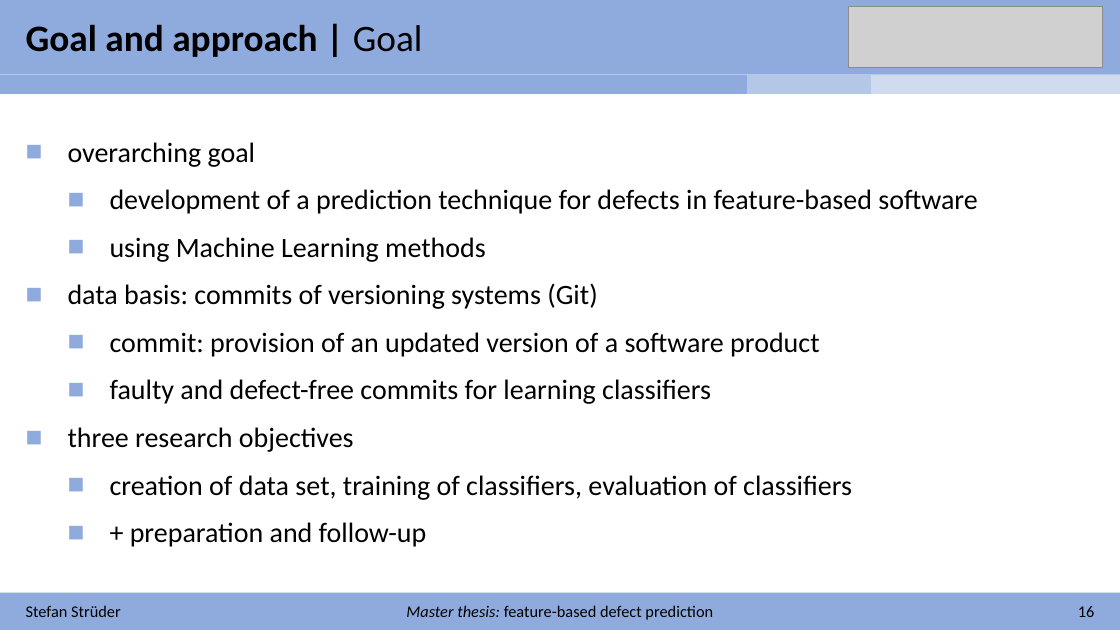
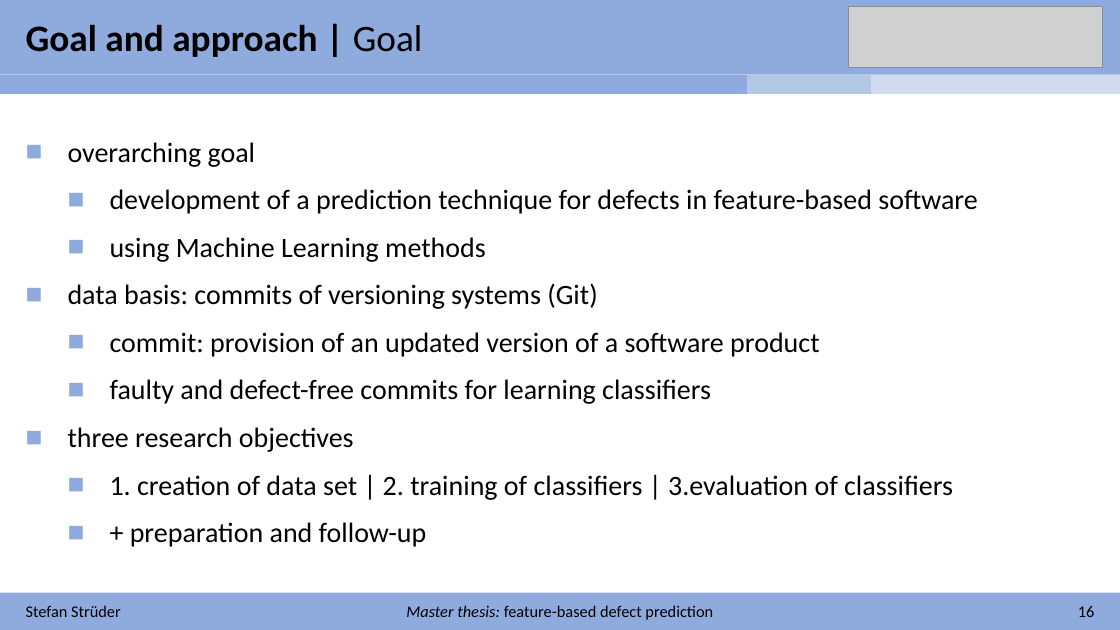
Before and after one commit to stefanstrueder/MA_Strueder, a slide deck: slide 16 of Einführungspräsentation/Introduction.pptx. Drawn at 1120x630 pixels with LibreOffice and Linux fonts; fonts in the diff are those of the drawing; grey boxes stand for pictures. Boxes give left, top, right and bottom in pixels: in the first picture for what was removed or moved away, otherwise in the second. Text is boxed around its words. In the diff, an @@ line names an element or a change of style, - is before the commit and + after.

```diff
--- a/Einführungspräsentation/Introduction.pptx
+++ b/Einführungspräsentation/Introduction.pptx
@@ text at <box>110,475,953,500</box>: text changed @@
-  ■ creation of data set, training of classifiers, evaluation of classifiers
+  ■ 1. creation of data set | 2. training of classifiers | 3.evaluation of classifiers
```
Also in this commit, not shown: 5 other slides changed, 1 slide added, 5 other files.
